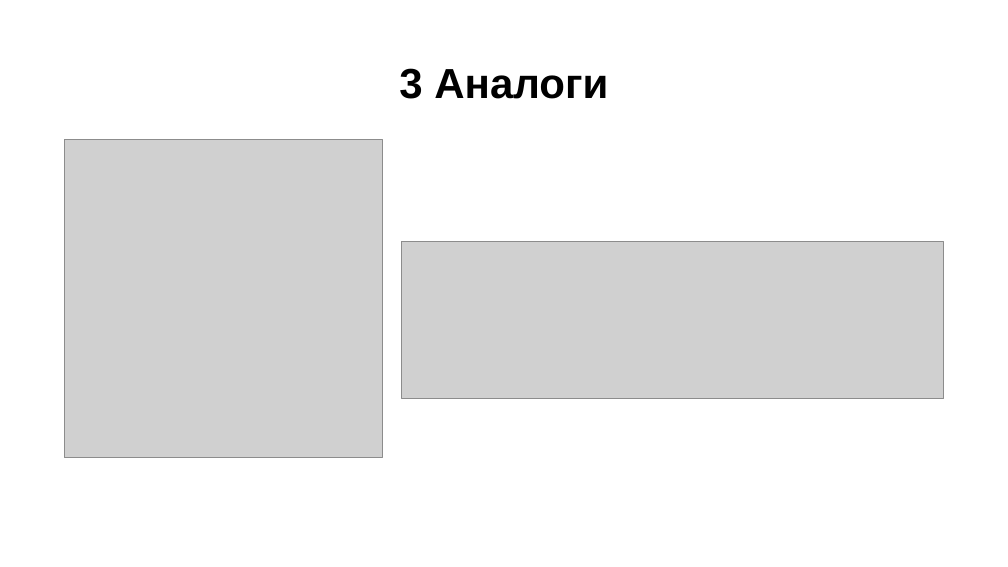
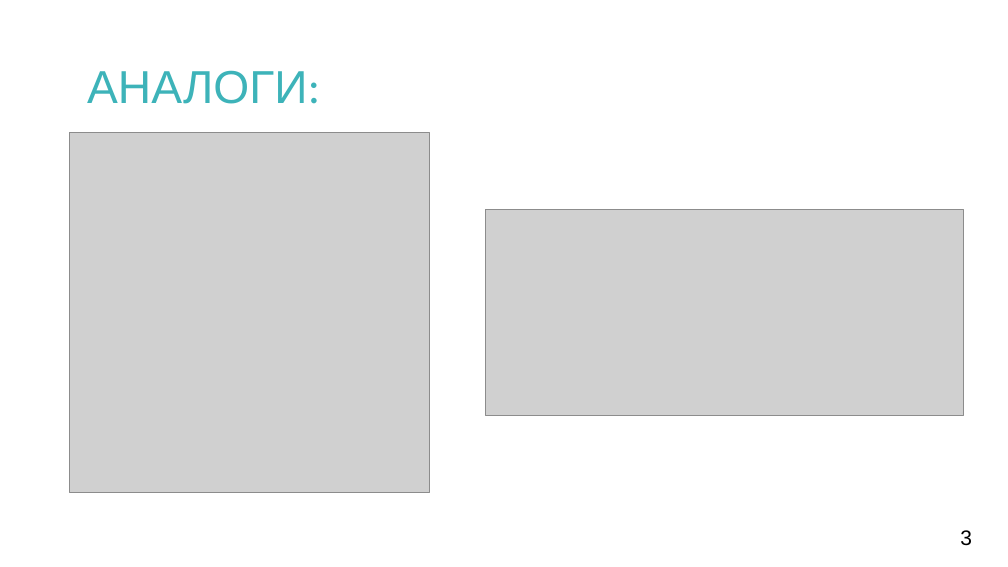
Before and after one commit to AusaSwart/Diploma_documentation, a slide deck: slide 3 of Disk/Презентация.pps (slide 4 before the commit). Drawn at 1008x567 pixels with LibreOffice and Linux fonts; fonts in the diff are those of the drawing; grey boxes stand for pictures. Boxes give left, top, right and bottom in pixels: in the first picture for what was removed or moved away, otherwise in the second. Text is boxed around its words. In the diff, an @@ line names an element or a change of style, - is before the commit and + after.

```diff
--- a/Disk/Презентация.pps
+++ b/Disk/Презентация.pps
@@ text "АНАЛОГИ:" at (87,70,320,104): vertical alignment middle to top @@
@@ text at (87,70,320,104): text changed; size 40 to 44 pt; text colour #000000 to #3DB3B9; bold off @@
-3 Аналоги
+АНАЛОГИ:
@@ picture: place and size @@
-picture at (64,140,382,458)
+picture at (70,133,429,493)
@@ picture: place and size @@
-picture at (402,242,944,399)
+picture at (485,209,963,416)
@@ text added at (960,530,972,546), 20 pt, text #000000 @@
+3
```
Also in this commit, not shown: 1 other slide changed, 9 slides added, 12 slides removed, 8 other files.
